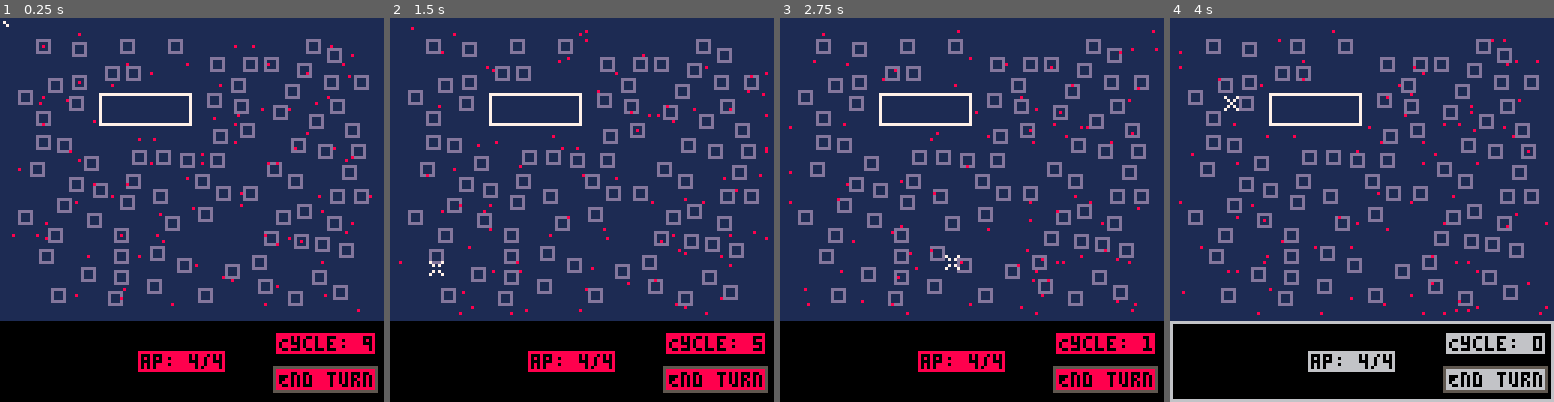
Above: before the commit, frames 1-4 (left to right).
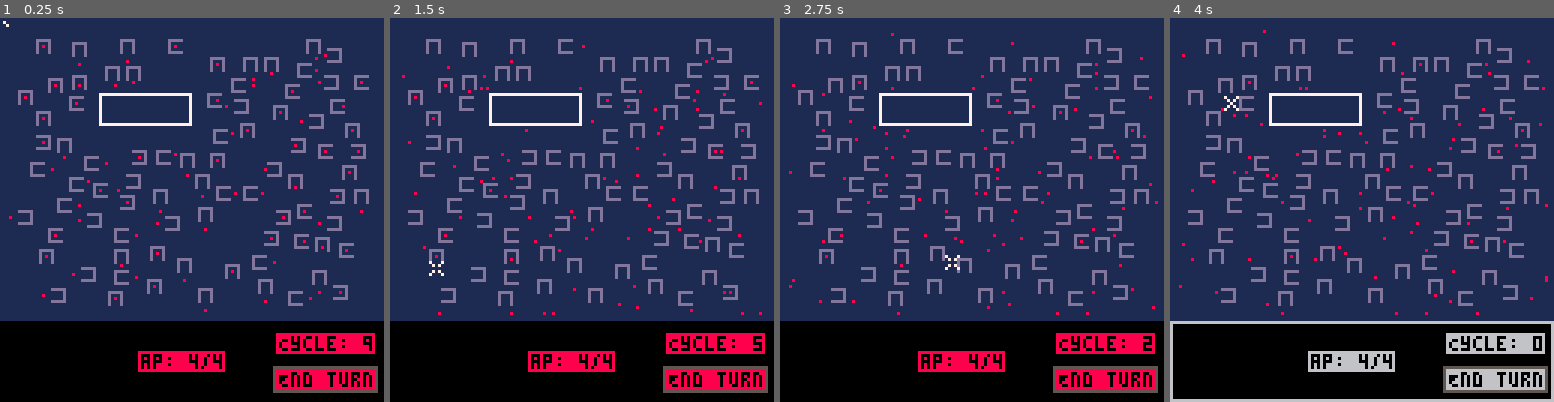
Above: after the commit, the same moments.

Repository: vholmer/capture-and-trace
Game: PICO-8 cartridge cart.p8
Two runs of this game, one before a commit and one after it. Both use one fixed random seed, a clock stepped at 60 frames per second and the inputs below.
Inputs (mouse positions are in pixels of both pictures, inside the frame that each line leads up to):
- Up to frame 1 (0.25 s): no input
- Up to frame 2 (1.5 s): click (670, 121) at 0.67 s; click (436, 267) at 1.22 s
- Up to frame 3 (2.75 s): click (887, 114) at 1.77 s; click (952, 259) at 2.32 s
- Up to frame 4 (4 s): click (1404, 106) at 2.87 s; click (1465, 256) at 3.42 s; click (1231, 102) at 3.97 s

The runs differ from the first frame. In frame 1, 2.5% of the frame differs, in the area x 2-97%, y 3-77%; in frame 2, 2.5%; in frame 3, 2.5%, in the area x 2-99%, y 3-86%; in frame 4, 2.5%.

Commit message:
Doors to houses/collision detection

Diff:
--- a/lua/a-star.lua
+++ b/lua/a-star.lua
@@ -17,7 +17,8 @@
 		for y=-1,1 do
 			if not (x == 0 and y == 0) then
 				newx,newy=pos.x+x,pos.y+y
-				if newx >= 0 and newx < width and newy >= 0 and newy < width then
+				if not (x == 0 or y == 0) and
+						newx >= 0 and newx < width and newy >= 0 and newy < width then
 					neigh = {}
 					neigh.x = newx
 					neigh.y = newy
--- a/lua/draw.lua
+++ b/lua/draw.lua
@@ -101,13 +101,43 @@
 	)
 end
 
+home_cnt = 0
 function draw_home(agent)
 	local top_left_x = agent.home_x - home_radius
 	local top_left_y = agent.home_y - home_radius
 	local bot_right_x = agent.home_x + home_radius
 	local bot_right_y = agent.home_y + home_radius
+	local opn_indx = agent.home_opn_indx
 
-	rect(top_left_x, top_left_y, bot_right_x, bot_right_y, 13)
+	local debugging = false
+	if debugging then home_cnt += 1 end
+
+	if (not debugging) or flr(home_cnt / 120) % 2 == 0 then
+		-- Top
+		if opn_indx ~= 0 then
+			line(top_left_x, top_left_y, bot_right_x, top_left_y, 13)
+		end
+		if opn_indx ~= 1 then
+			-- Left
+			line(top_left_x, top_left_y, top_left_x, bot_right_y, 13)
+		end
+		if opn_indx ~= 2 then
+			--Bottom
+			line(top_left_x, bot_right_y, bot_right_x, bot_right_y, 13)
+		end
+		if opn_indx ~= 3 then
+			-- Right
+			line(bot_right_x, top_left_y, bot_right_x, bot_right_y, 13)
+		end
+	else
+		for x=0,127 do
+			for y=0,127 do
+				if matrix[x][y] == "home" then
+					rectfill(x,y,x,y,0)
+				end
+			end
+		end
+	end
 end
 
 function draw_mouse()
--- a/lua/game.lua
+++ b/lua/game.lua
@@ -52,7 +52,7 @@
 
 	for i = top_left_x, bot_right_x do
 		for j = top_left_y, bot_right_y do
-			if matrix[i][j] == "agent" or matrix[i][j] == "hall" then
+			if matrix[i][j] == "agent" or matrix[i][j] == "hall" or matrix[i][j] == "home" then
 				if a ~= nil and i == a.x and j == a.y then
 					goto continue_check_empty
 				else
--- a/lua/make.lua
+++ b/lua/make.lua
@@ -26,6 +26,7 @@
 			agent.y = rand_y
 			agent.home_x = rand_x
 			agent.home_y = rand_y
+			agent.home_opn_indx = 1 + flr(rnd(3))
 			matrix[agent.x][agent.y] = "agent"
 			add(agents, agent)
 		end
@@ -57,12 +58,21 @@
 	local bot_right_x = agent.home_x + home_radius
 	local bot_right_y = agent.home_y + home_radius
 
+
 	for i = top_left_x, bot_right_x do
-		matrix[i][top_left_y] = "home"
-		matrix[i][bot_right_y] = "home"
+		if agent.home_opn_indx ~= 0 then
+			matrix[i][top_left_y] = "home"
+		end
+		if agent.home_opn_indx ~=2 then
+			matrix[i][bot_right_y] = "home"
+		end
 	end
 	for i = top_left_y, bot_right_y do
-		matrix[top_left_x][i] = "home"
-		matrix[bot_right_x][i] = "home"
+		if agent.home_opn_indx ~= 1 then
+			matrix[top_left_x][i] = "home"
+		end
+		if agent.home_opn_indx ~= 3 then
+			matrix[bot_right_x][i] = "home"
+		end
 	end
 end
